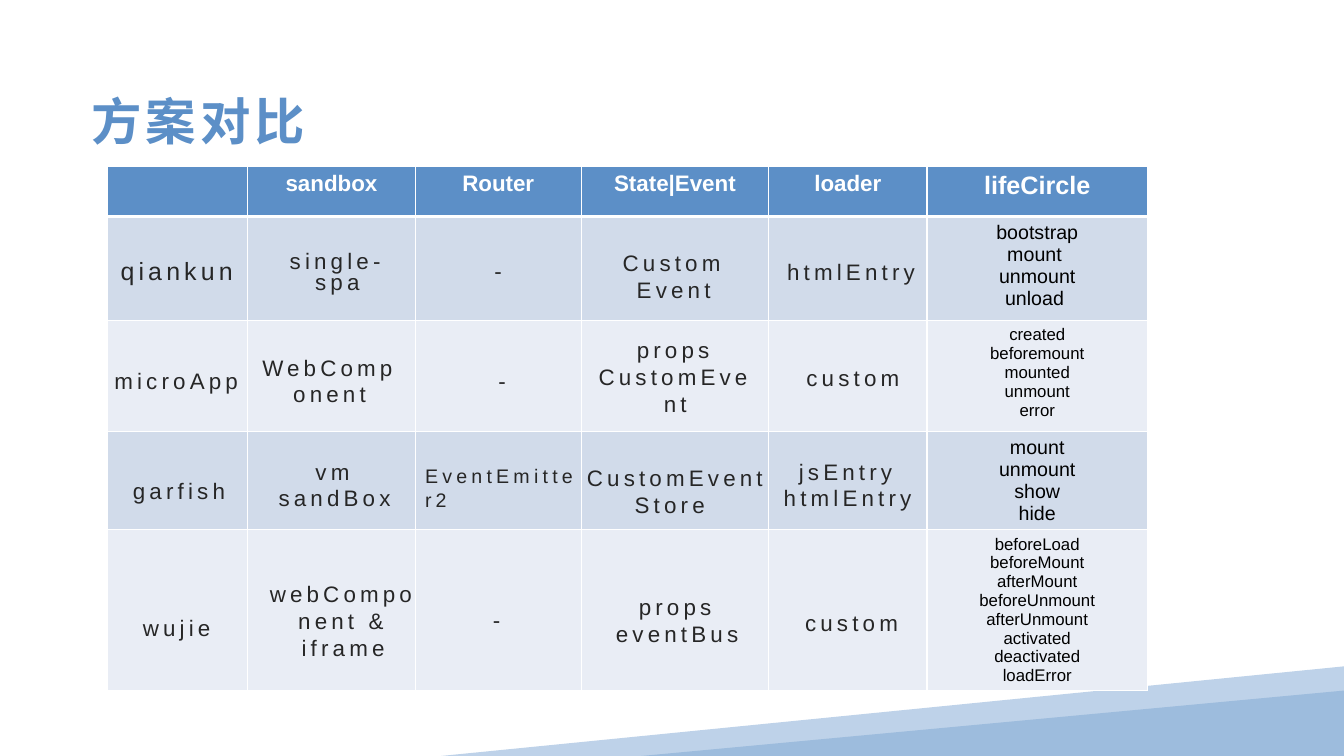
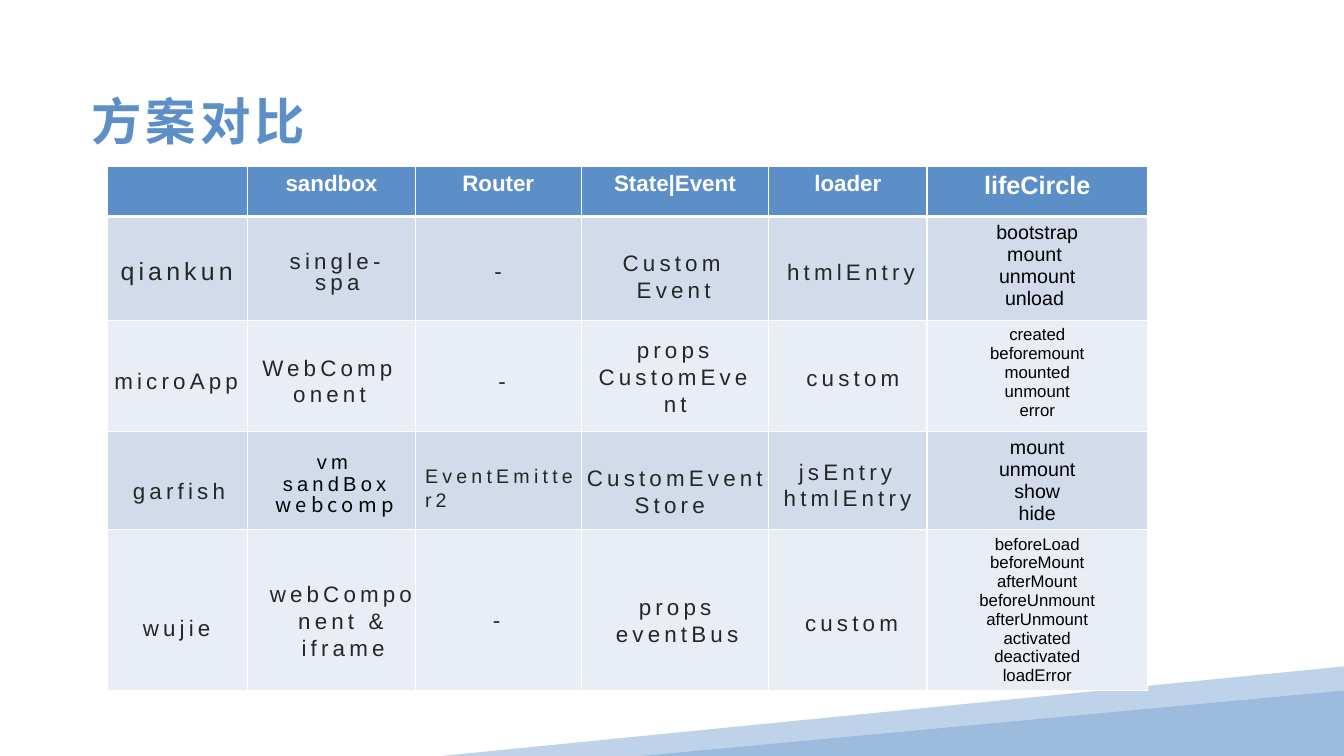
Before and after one commit to anncer/micro-frontends, a slide deck: slide 11 of 微前端的技术方案分析.pptx (slide 12 before the commit). Drawn at 1344x756 pixels with LibreOffice and Linux fonts; fonts in the diff are those of the drawing. Boxes give left, top, right and bottom in pixels: in the first picture for what was removed or moved away, otherwise in the second. Text is boxed around its words. In the diff, an @@ line names an element or a change of style, - is before the commit and + after.

Commit message:
pptx

```diff
--- a/微前端的技术方案分析.pptx
+++ b/微前端的技术方案分析.pptx
@@ text at bbox=[283, 458, 387, 492]: size 16 to 14.4 pt, text colour #262626 to #000000 in "vm sandBox"; line spacing 1 to 0.9 @@
@@ text at bbox=[276, 496, 394, 517]: paragraph added @@
+webcomp
```
Also in this commit, not shown: 1 other slide changed, 1 slide removed.
